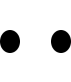
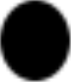
Layered file, before and after one edit (w=71, h=82). Changes by layer:
added layer "a copy #1" above "a copy" over (0, 0, 71, 82)
hid "a copy" over (0, 30, 20, 53)
hid "a" over (51, 30, 71, 53)
